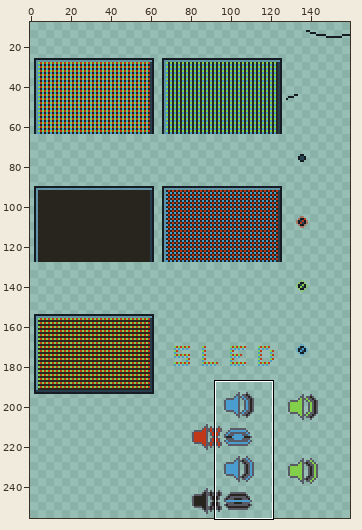
Two states of a sprite sheet, ledstuff.png. Above: a wide view before the commit, with the close-up outlined.
Close-up. Before the commit:
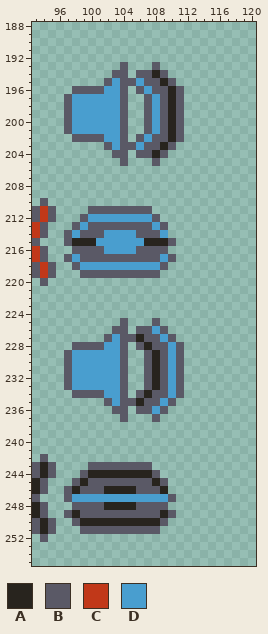
The file is 160x256 pixels. Shown: x 93..120, y 188..255. The wide view leaves out empty margins.
Palette (. is transparent): A #28241e  B #5a5966  C #c13819  D #499ecf
Pixels before, first column x 93:
193 ...........B...B...
194 ..........BB.BBAB..
195 .........BDBBDBBAB.
196 .....BBBBDDB.BDBBAB
197 ....BDDDDDDB..BDBAB
198 ....BDDDDDDB..BDBAB
199 ....BDDDDDDB..BDBAB
200 ....BDDDDDDB..BDBAB
201 ....BDDDDDDB..BDBAB
202 .....BBBBDDB.BDBBAB
203 .........BDBBDBBAB.
204 ..........BB.BBAB..
205 ...........B...B...
206 ...................
207 ...................
208 ...................
209 ...................
210 .B.................
211 BCB....BBBBBBBB....
212 BCB...BDDDDDDDDB...
213 CB...BDBBBBBBBBDB..
214 CB..BDBBBDDDDBBBD..
215 B...BAAADDDDDDAAAB.
216 CB...BBBBDDDDBBBB..
217 CB..BDBBBBBBBBBBDB.
218 BCB..BDDDDDDDDDDB..
219 BCB...BBBBBBBBBB...
220 .B.................
221 ...................
222 ...................
223 ...................
224 ...................
225 ...........B...B...
226 ..........BB.BBDB..
227 .........BDBBABBDB.
228 .....BBBBDDB.BABBDB
229 ....BDDDDDDB..BABDB
230 ....BDDDDDDB..BABDB
231 ....BDDDDDDB..BABDB
232 ....BDDDDDDB..BABDB
233 ....BDDDDDDB..BABDB
234 .....BBBBDDB.BABBDB
235 .........BDBBABBDB.
236 ..........BB.BBDB..
237 ...........B...B...
238 ...................
239 ...................
240 ...................
241 ...................
242 .B.................
243 BAB....BBBBBBBB....
244 BAB...BAAAAAAAAB...
245 AB...BABBBBBBBBAB..
246 AB..BABBBAAAABBBA..
247 B...BDDDDDDDDDDDDB.
248 AB...BBBBAAAABBBB..
249 AB..BABBBBBBBBBBAB.
250 BAB..BAAAAAAAAAAB..
251 BAB...BBBBBBBBBB...
252 .B.................
New version:
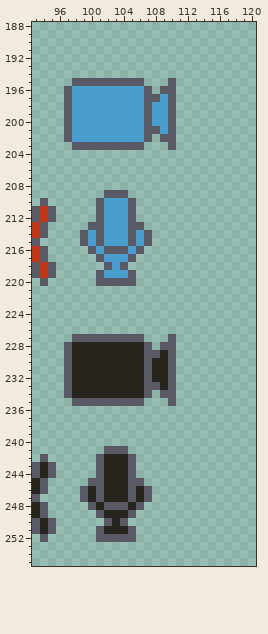
Change:
y 193: x 104 B -> .; x 108 B -> .
y 194: x 103..104 BB -> ..; x 106..109 BBAB -> ....
y 195: x 98..101 .... -> BBBB; x 103 D -> B; x 106..109 DBBA -> B...
y 196: x 97..101 .BBBB -> BDDDD; x 104..108 B.BDB -> DDDB.; x 110..111 AB -> B.
y 197: x 104..106 B.. -> DDD; x 108..111 DBAB -> BDB.
y 198..200: x 104..106 B.. -> DDD; x 109..111 BAB -> DB.
y 201: x 104..106 B.. -> DDD; x 108..111 DBAB -> BDB.
y 202: x 97..101 .BBBB -> BDDDD; x 104..108 B.BDB -> DDDB.; x 110..111 AB -> B.
y 203: x 98..101 .... -> BBBB; x 103 D -> B; x 106..109 DBBA -> B...
y 204: x 103..104 BB -> ..; x 106..109 BBAB -> ....
y 205: x 104 B -> .; x 108 B -> .
y 209: x 102..104 ... -> BBB
y 210: x 101..105 ..... -> BDDDB
y 211: x 100 B -> .; x 102..104 BBB -> DDD; x 106..107 BB -> ..
y 212: x 99..101 BDD -> ..B; x 105..108 DDDB -> B...
y 213: x 98..99 BD -> ..; x 102..104 BBB -> DDD; x 107..109 BDB -> ...
y 214: x 97..98 BD -> ..; x 100 B -> D; x 105..106 DB -> BD; x 108..109 BD -> ..
y 215: x 97..101 BAAAD -> ..BDB; x 105 D -> B; x 107..110 AAAB -> B...
y 216: x 98..99 BB -> ..; x 101..104 BDDD -> DBBB; x 107..109 BBB -> ...
y 217: x 97..100 BDBB -> ....; x 102..104 BBB -> DDD; x 106..110 BBBDB -> .....
y 218: x 98..102 BDDDD -> ....B; x 104..109 DDDDDB -> B.....
y 219: x 99..100 BB -> ..; x 102..104 BBB -> DDD; x 106..108 BBB -> ...
y 220: x 101..105 ..... -> BBBBB
y 225: x 104 B -> .; x 108 B -> .
y 226: x 103..104 BB -> ..; x 106..109 BBDB -> ....
y 227: x 98..101 .... -> BBBB; x 103 D -> B; x 106..109 ABBD -> B...
y 228: x 97..108 .BBBBDDB.BAB -> BAAAAAAAAAB.; x 110..111 DB -> B.
y 229: x 98..106 DDDDDDB.. -> AAAAAAAAA; x 108..111 ABDB -> BAB.
y 230..232: x 98..106 DDDDDDB.. -> AAAAAAAAA; x 109..111 BDB -> AB.
y 233: x 98..106 DDDDDDB.. -> AAAAAAAAA; x 108..111 ABDB -> BAB.
y 234: x 97..108 .BBBBDDB.BAB -> BAAAAAAAAAB.; x 110..111 DB -> B.
y 235: x 98..101 .... -> BBBB; x 103 D -> B; x 106..109 ABBD -> B...
y 236: x 103..104 BB -> ..; x 106..109 BBDB -> ....
y 237: x 104 B -> .; x 108 B -> .
y 241: x 102..104 ... -> BBB
y 242: x 101..105 ..... -> BAAAB
y 243: x 100 B -> .; x 102..104 BBB -> AAA; x 106..107 BB -> ..
y 244: x 99..101 BAA -> ..B; x 105..108 AAAB -> B...
y 245: x 98..99 BA -> ..; x 102..104 BBB -> AAA; x 107..109 BAB -> ...
y 246: x 97..98 BA -> ..; x 100 B -> A; x 105..106 AB -> BA; x 108..109 BA -> ..
y 247: x 97..110 BDDDDDDDDDDDDB -> ..BABAAABAB...
y 248: x 98..99 BB -> ..; x 101..104 BAAA -> ABBB; x 107..109 BBB -> ...
y 249: x 97..100 BABB -> ....; x 102..104 BBB -> AAA; x 106..110 BBBAB -> .....
y 250: x 98..102 BAAAA -> ....B; x 104..109 AAAAAB -> B.....
y 251: x 99..100 BB -> ..; x 102..104 BBB -> AAA; x 106..108 BBB -> ...
y 252: x 101..105 ..... -> BBBBB
Pixel boxes of the changes (left, top, right, bottom) in both close-ups:
changed: (64, 62, 184, 166)
changed: (64, 190, 176, 286)
changed: (64, 318, 184, 542)
